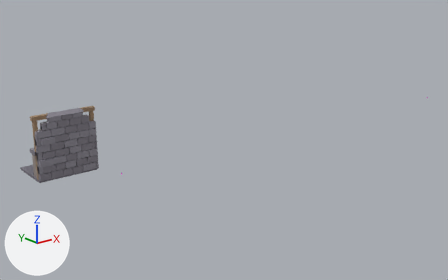
Two versions of the glTF model GYM ARC/Art/GemMine/Forge.glb, one commit apart.
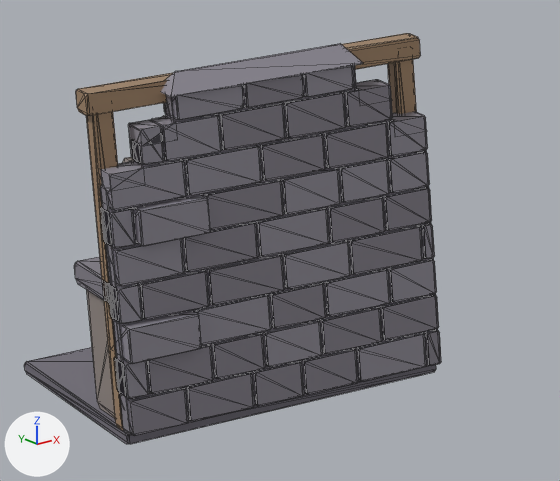
Old and new are each drawn whole from a 50 mm camera at (-54.6, -129.7, 41.9) aimed at (40.8, -10.5, -5.8) and again close up on the part from 4% to 27% of the width and 36% to 68% of the height. The axes (+X, +Y, +Z) are drawn at lower left. The lights are the same throughout. The last two pictures show the newer version. The close-ups show mesh edges as thin lines. Vertices at exactly the same position are counted once.

In view in the first close-up: 'Forge_Floor', 'Forge_Furnace', 'Forge_StoneA', 'Forge_StoneB', 'Forge_Wood'.
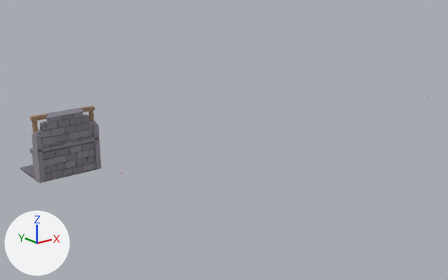
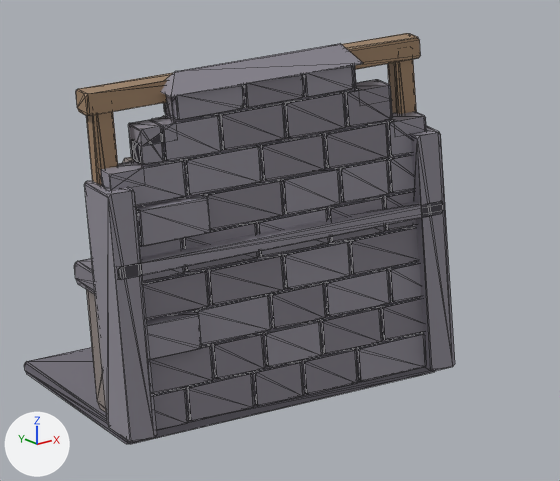
Changed parts and their boxes (x1, y1, x2, y2) in the close-ups (560 x 481 px):
'Forge_StoneB', reshaped (10% wider, 12% taller): before (100, 44, 437, 398); after (84, 44, 455, 442)
part 1 of me_forge_stoneb, added: after (118, 202, 443, 280)
part 2 of me_forge_stoneb, added: after (84, 180, 157, 442)
part 3 of me_forge_stoneb, added: after (409, 126, 455, 371)

Patch to the scene script:
```diff
--- a/GYM ARC/Art/GemMine/Forge.glb.py
+++ b/GYM ARC/Art/GemMine/Forge.glb.py
@@ me_forge_stoneb @@
 # used by ob_forge_stoneb; location = (0.0, 0.0, 0.0)
-me_forge_stoneb.from_pydata(...)  # 582 vertices, 1064 faces; spans x -7.0..6.94, y -7.01..-4.99, z -6.84..7.8
+me_forge_stoneb.from_pydata(...)  # 654 vertices, 1196 faces; spans x -7.3..7.3, y -7.2..-4.8, z -6.9..7.8
+# me_forge_stoneb part 1: a new loose piece of 24 vertices spanning x -7.2..7.2, y -7.2..-4.8, z 0.03..0.57, in mat_f_stoneb (grey #918d98)
+# me_forge_stoneb part 2: a new loose piece of 24 vertices spanning x -7.3..-6.2, y -7.2..-4.8, z -6.9..3.6, in mat_f_stoneb (grey #918d98)
+# me_forge_stoneb part 3: a new loose piece of 24 vertices spanning x 6.2..7.3, y -7.2..-4.8, z -6.9..3.6, in mat_f_stoneb (grey #918d98)
 me_forge_stoneb.materials.append(mat_f_stoneb)
```
